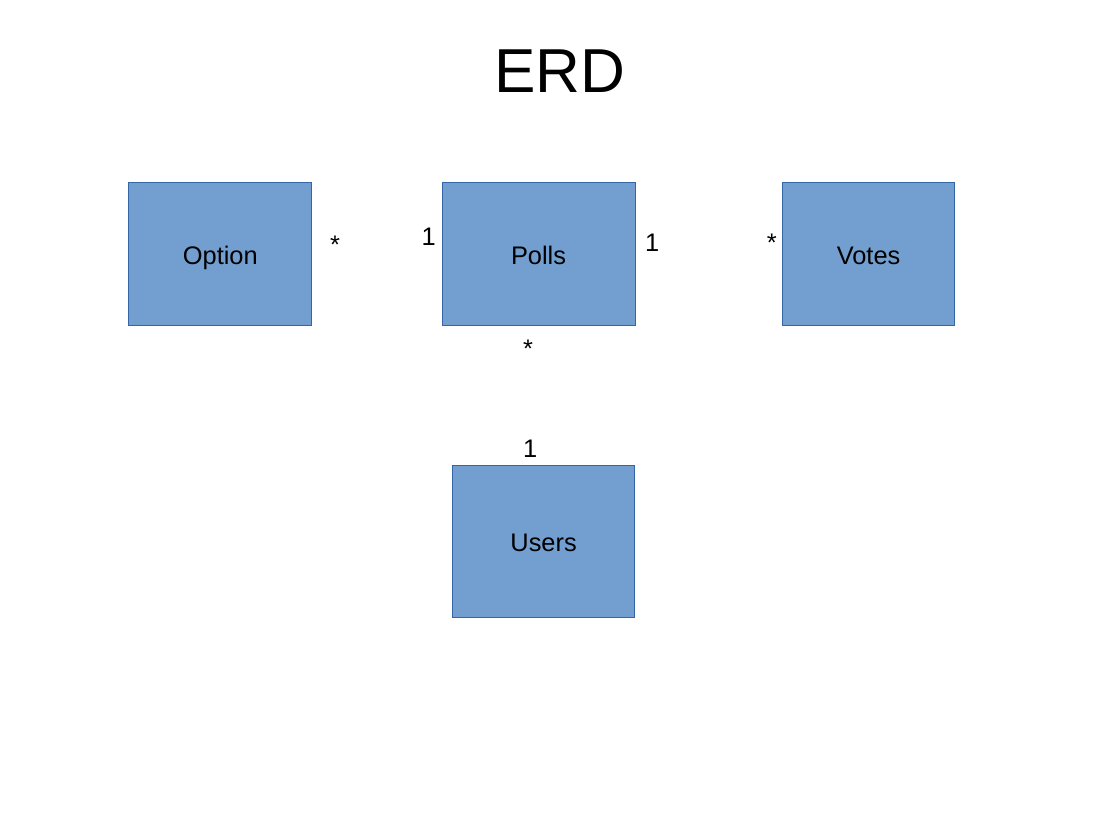
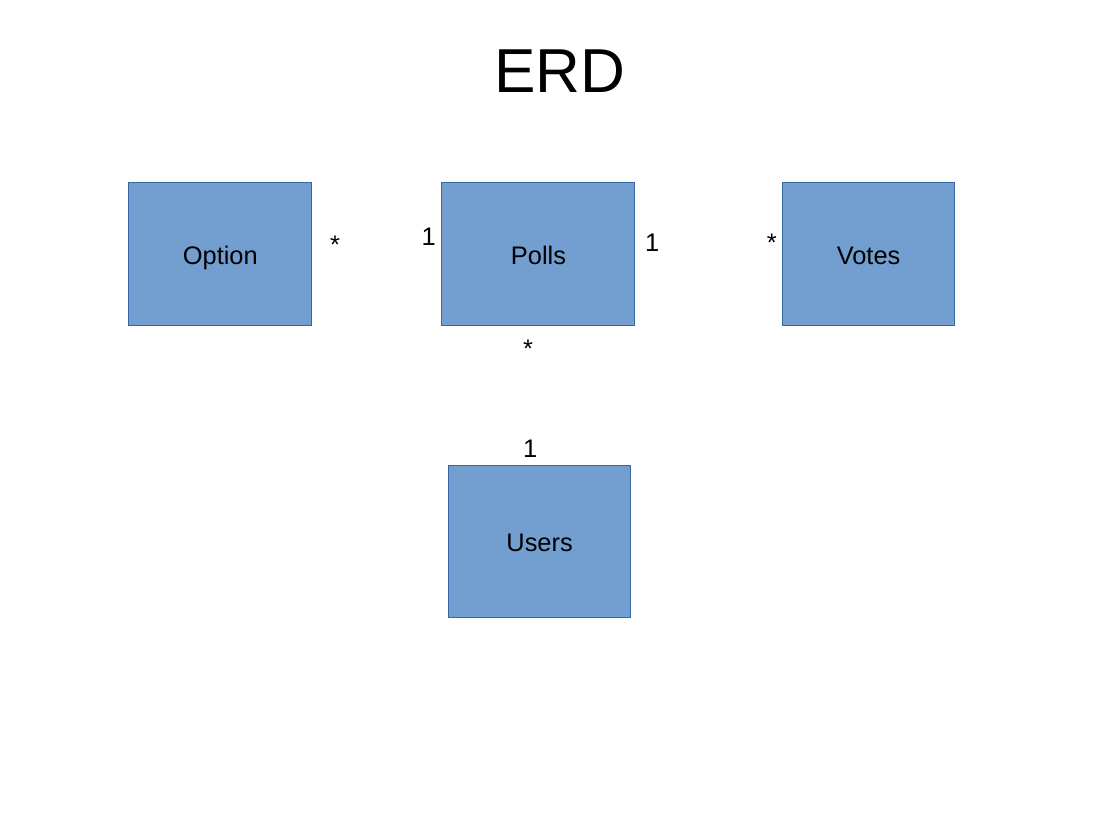
Before and after one commit to ajordon/poll_it_, a slide deck: slide 6 of _Docs/Poll_it_wireframe.pptx. Drawn at 1120x840 pixels with LibreOffice and Linux fonts; fonts in the diff are those of the drawing. Boxes give left, top, right and bottom in pixels: in the first picture for what was removed or moved away, otherwise in the second. Text is boxed around its words. In the diff, an @@ line names an element or a change of style, - is before the commit and + after.

```diff
--- a/_Docs/Poll_it_wireframe.pptx
+++ b/_Docs/Poll_it_wireframe.pptx
@@ rectangle "Users": place and size @@
-rectangle "Users" at <box>452,465,635,618</box>
+rectangle "Users" at <box>448,465,631,618</box>
```
Also in this commit, not shown: 12 other files.
